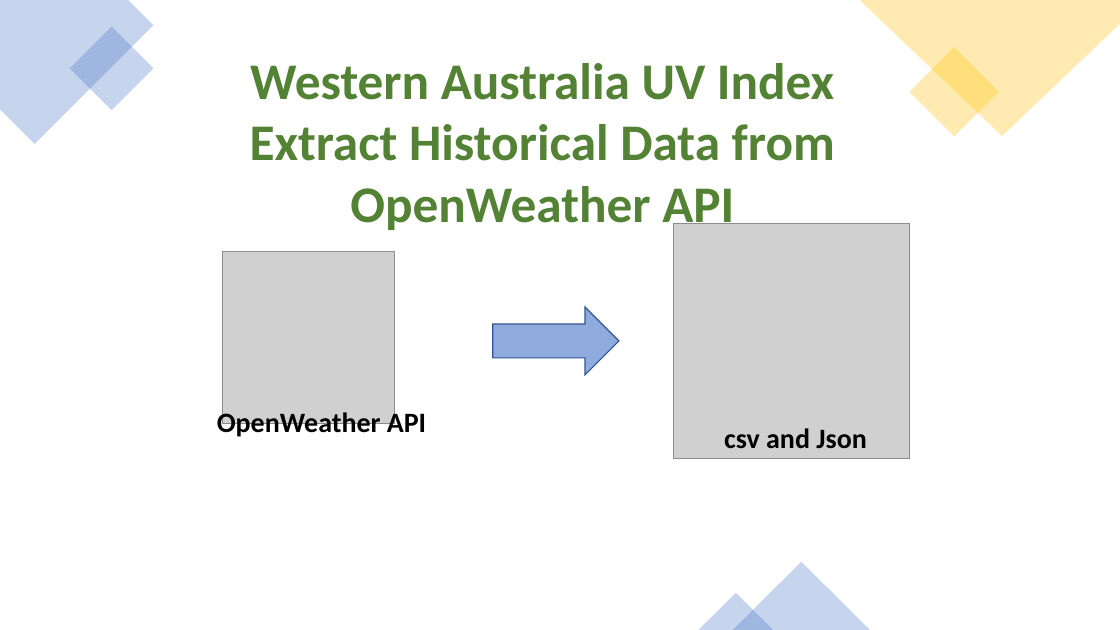
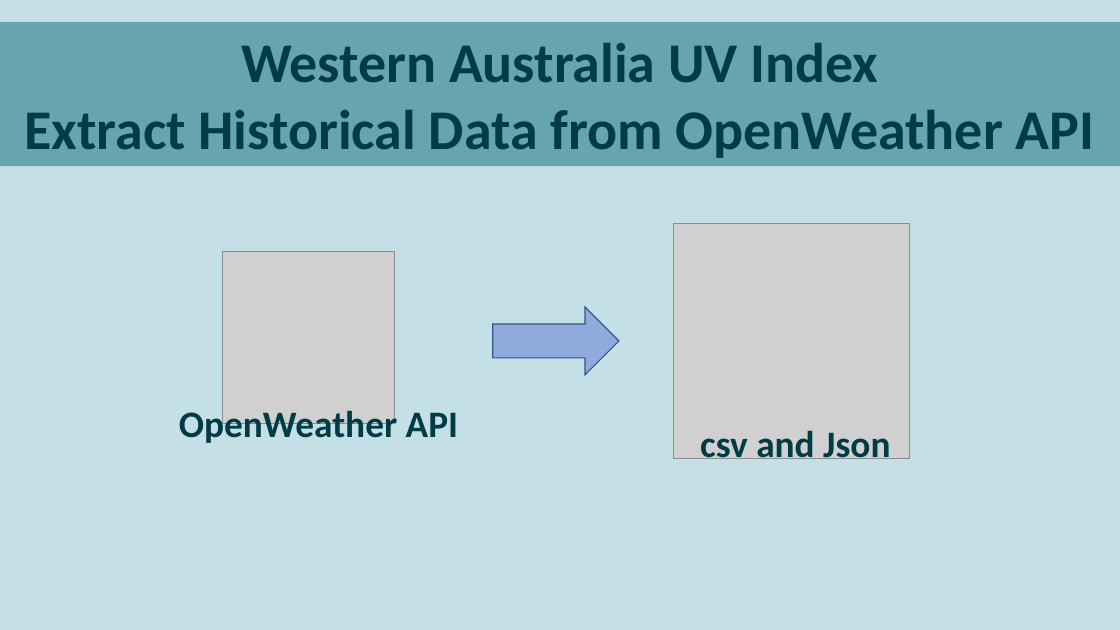
Before and after one commit to parastoorazavi/Data-Analytics-Project-2, a slide deck: slide 4 of Presentation.pptx. Drawn at 1120x630 pixels with LibreOffice and Linux fonts; fonts in the diff are those of the drawing; grey boxes stand for pictures. Boxes give left, top, right and bottom in pixels: in the first picture for what was removed or moved away, otherwise in the second. Text is boxed around its words. In the diff, an @@ line names an element or a change of style, - is before the commit and + after.

```diff
--- a/Presentation.pptx
+++ b/Presentation.pptx
@@ background #FFFFFF to #C4DFE6 @@
@@ rectangle "Western Australia UV Index" resized from (x1=250, y1=63, x2=835, y2=235) to (x1=0, y1=22, x2=1120, y2=166) @@
@@ rectangle "Western Australia UV Index" at (x1=0, y1=22, x2=1120, y2=166): size 44 to 48 pt, text colour #548235 to #003B46; fill none to #66A5AD @@
@@ freeform shape removed at (x1=0, y1=0, x2=154, y2=144) @@
@@ rectangle removed at (x1=70, y1=26, x2=154, y2=111) @@
@@ freeform shape removed at (x1=860, y1=0, x2=1120, y2=136) @@
@@ rectangle removed at (x1=909, y1=47, x2=999, y2=137) @@
@@ text "OpenWeather API" at (x1=179, y1=406, x2=458, y2=443): size 24 to 32 pt, text colour #000000 to #003B46 @@
@@ text "OpenWeather API" moved from (x1=217, y1=408, x2=426, y2=438) to (x1=179, y1=406, x2=458, y2=443) @@
@@ text "csv and Json" at (x1=700, y1=431, x2=890, y2=459): size 24 to 32 pt, text colour #000000 to #003B46 @@
@@ triangle removed at (x1=733, y1=562, x2=870, y2=630) @@
@@ triangle removed at (x1=699, y1=593, x2=774, y2=630) @@
```
Also in this commit, not shown: 11 other slides changed, 1 slide added, 1 slide removed, 2 other files.
